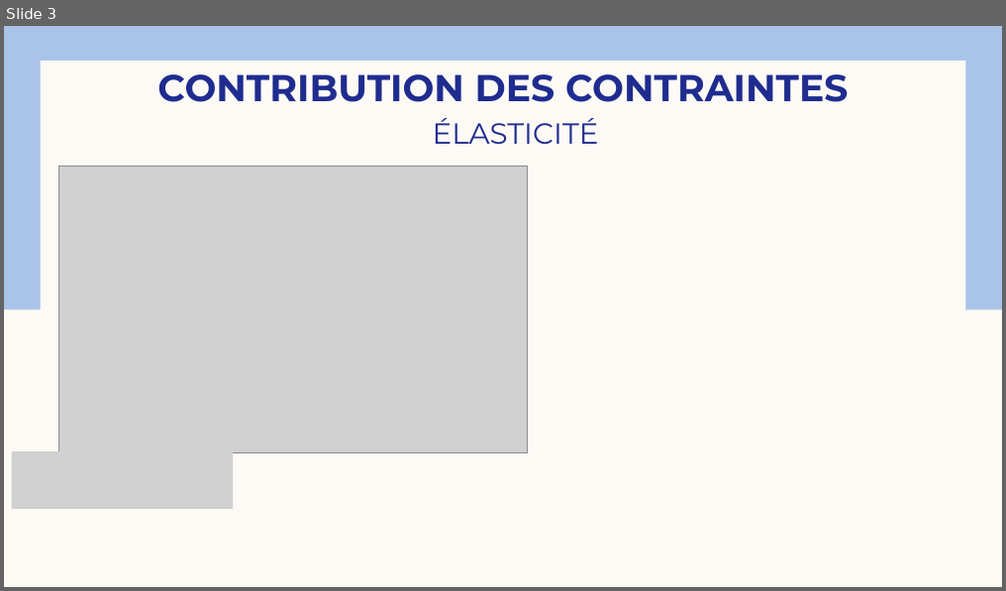
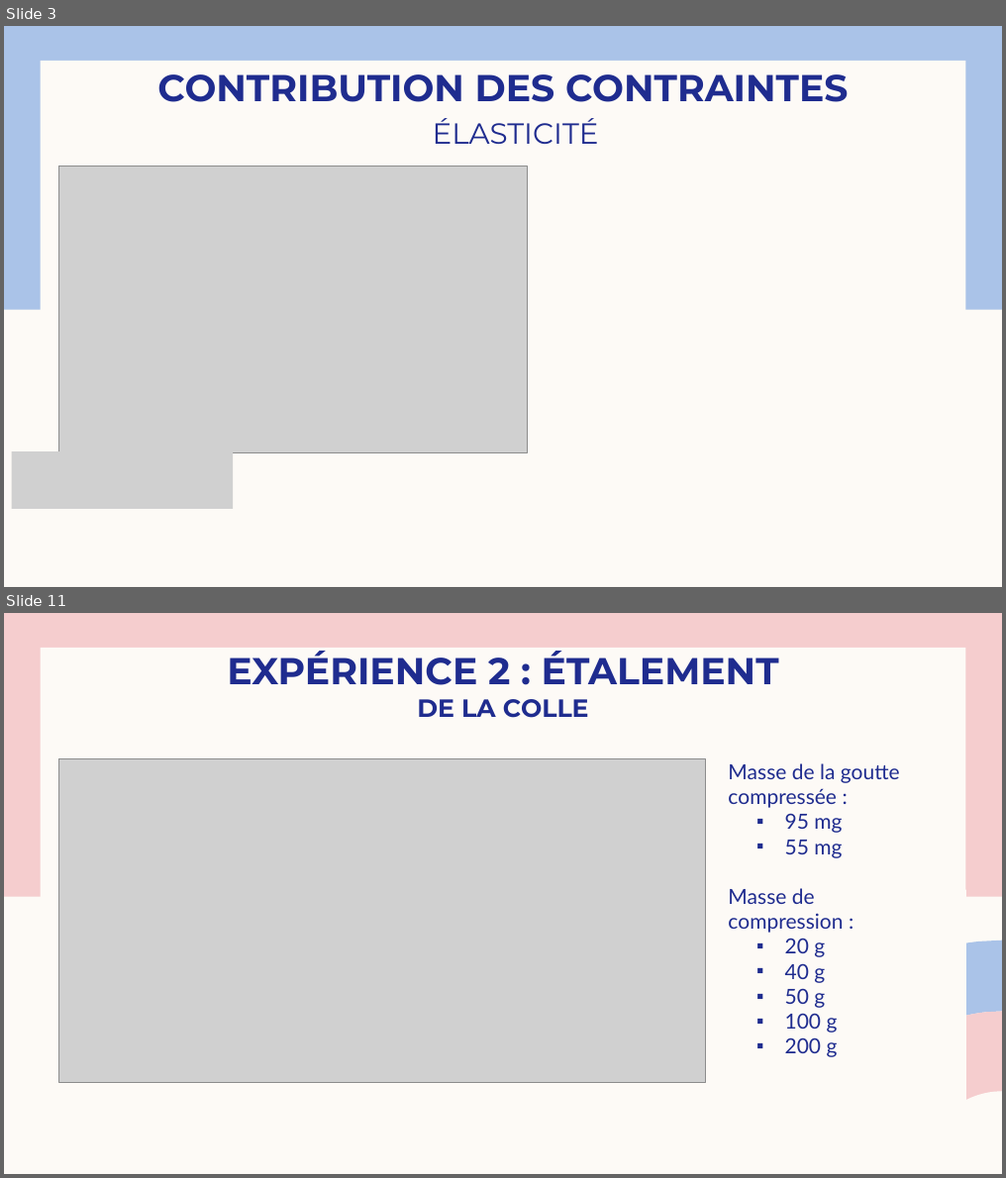
Before and after one commit to Josephine-gith/VS, a slide deck: PPT/Viscoplastic Squeeze pptGE 2.pptx. Shown one above the other, each under a label of ours: slide 3 before the commit, slides 3 and 11 after it; the slides between them are not shown. The pictures are 1006x591 and 1006x1178 pixels, drawn with LibreOffice and Linux fonts; fonts in the diff are those of the drawing; grey boxes stand for pictures. Boxes give left, top, right and bottom in pixels: in the first picture for what was removed or moved away, otherwise in the second. Text is boxed around its words. In the diff, an @@ line names an element or a change of style, - is before the commit and + after.

```diff
--- a/PPT/Viscoplastic Squeeze pptGE 2.pptx
+++ b/PPT/Viscoplastic Squeeze pptGE 2.pptx
@@ slide 11 added at [4,613,1002,1174], background #FDFAF6; not listed: 1 template element that a slide beside it also shows @@
@@ rectangle added at [4,613,1002,897], fill #F5CDCE @@
@@ title added at [227,651,779,718], 36 pt, text #1F2C8F, bold @@
+EXPÉRIENCE 2 : ÉTALEMENT
+DE LA COLLE
@@ picture added at [59,759,706,1082] @@
@@ text added at [728,763,900,1058], 20 pt, text #1F2C8F @@
+Masse de la goutte compressée :
+  ▪ 95 mg
+  ▪ 55 mg
+Masse de compression :
+  ▪ 20 g
+  ▪ 40 g
+  ▪ 50 g
+  ▪ 100 g
+  ▪ 200 g
@@ rectangle added at [759,890,966,1174], fill #FDFAF6 @@
@@ freeform shape added at [770,940,1002,1174], fill #AAC3E8 @@
@@ freeform shape added at [841,1011,1002,1174], fill #F5CDCE @@
@@ freeform shape added at [921,1091,1002,1174], fill #FDFAF6 @@
```
Also in this commit, not shown: 4 slides changed, 3 other slides added, 2 slides removed, 11 other files.
